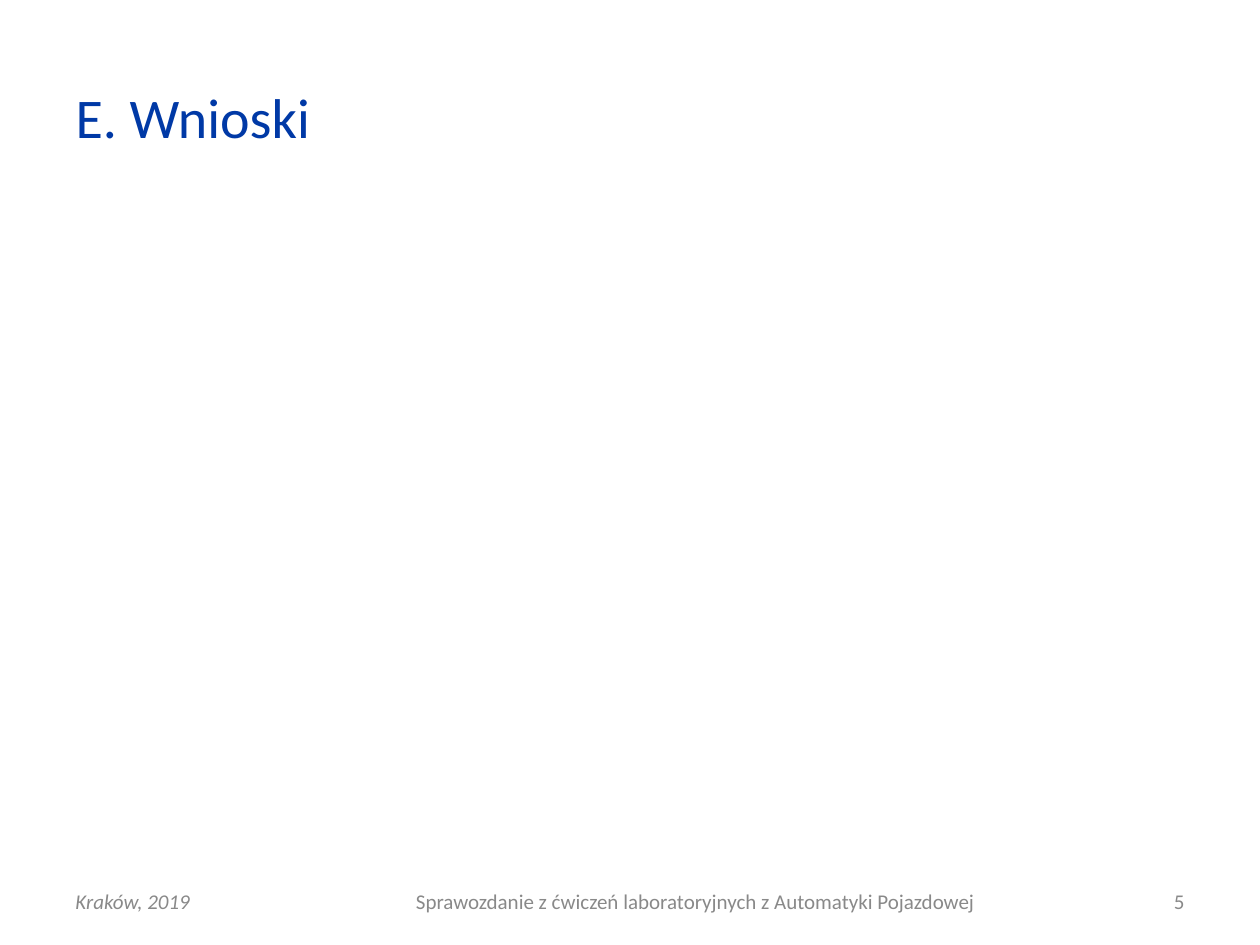
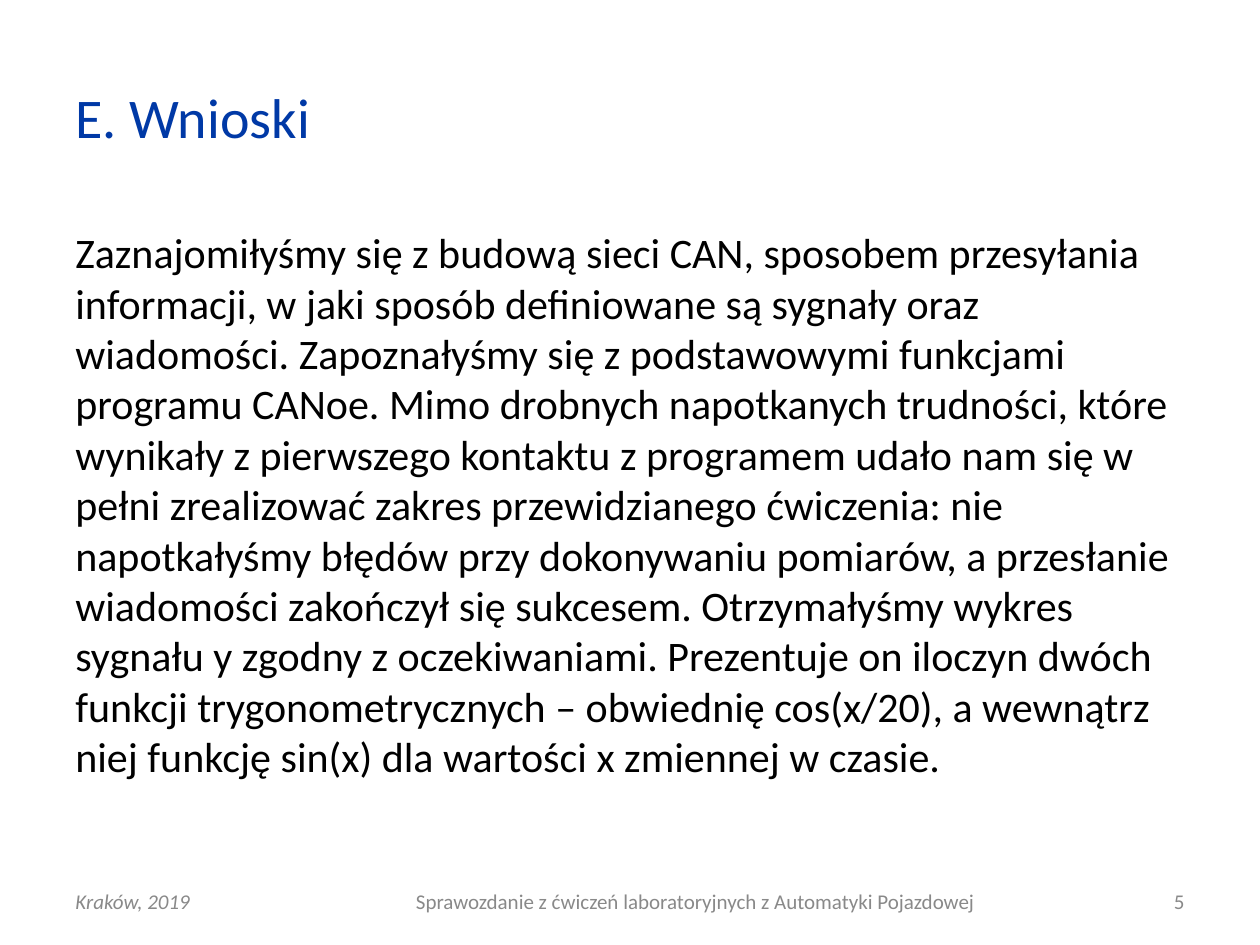
Before and after one commit to elfsonix/Automatyka-Pojazdowa, a slide deck: slide 5 of ananasy/AP_L04_20190306_0930_G03.ppt. Drawn at 1260x945 pixels with LibreOffice and Linux fonts; fonts in the diff are those of the drawing. Boxes give left, top, right and bottom in pixels: in the first picture for what was removed or moved away, otherwise in the second. Text is boxed around its words. In the diff, an @@ line names an element or a change of style, - is before the commit and + after.

```diff
--- a/ananasy/AP_L04_20190306_0930_G03.ppt
+++ b/ananasy/AP_L04_20190306_0930_G03.ppt
@@ text added at [75,238,1169,780], 24 pt, text #000000 @@
+Zaznajomiłyśmy się z budową sieci CAN, sposobem przesyłania informacji, w jaki sposób definiowane są sygnały oraz wiadomości. Zapoznałyśmy się z podstawowymi funkcjami programu CANoe. Mimo drobnych napotkanych trudności, które wynikały z pierwszego kontaktu z programem udało nam się w pełni zrealizować zakres przewidzianego ćwiczenia: nie napotkałyśmy błędów przy dokonywaniu pomiarów, a przesłanie wiadomości zakończył się sukcesem. Otrzymałyśmy wykres sygnału y zgodny z oczekiwaniami. Prezentuje on iloczyn dwóch funkcji trygonometrycznych – obwiednię cos(x/20), a wewnątrz niej funkcję sin(x) dla wartości x zmiennej w czasie.
```
Also in this commit, not shown: 1 other file.
